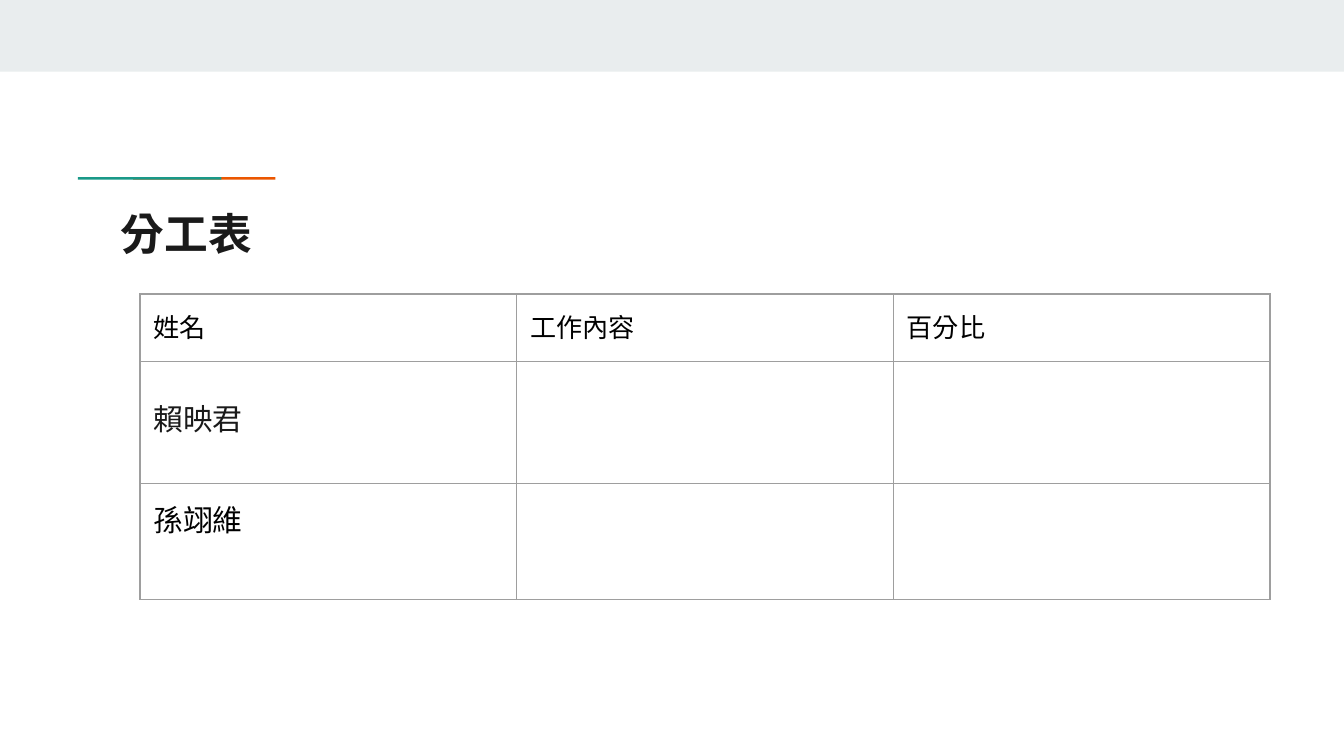
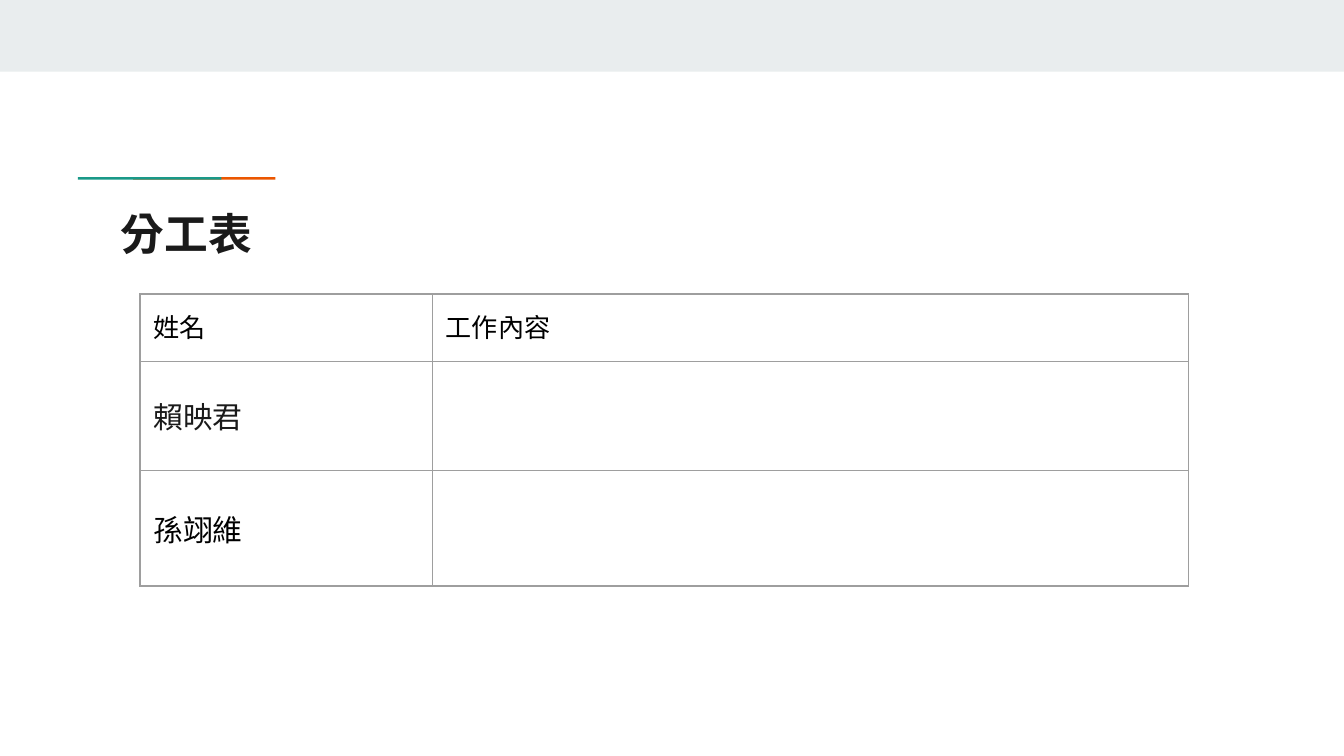
Before and after one commit to 2111518/Dormitory-repair-management-system, a slide deck: slide 13 of 期末報告.pptx. Drawn at 1344x756 pixels with LibreOffice and Linux fonts; fonts in the diff are those of the drawing. Boxes give left, top, right and bottom in pixels: in the first picture for what was removed or moved away, otherwise in the second. Text is boxed around its words. In the diff, an @@ line names an element or a change of style, - is before the commit and + after.

Commit message:
更新期末報告

```diff
--- a/期末報告.pptx
+++ b/期末報告.pptx
@@ table at [140,294,1189,735] @@
-column 3: 百分比 |  | 
@@ table: place and size @@
-table at [140,294,1269,735]
+table at [140,294,1189,735]
```
